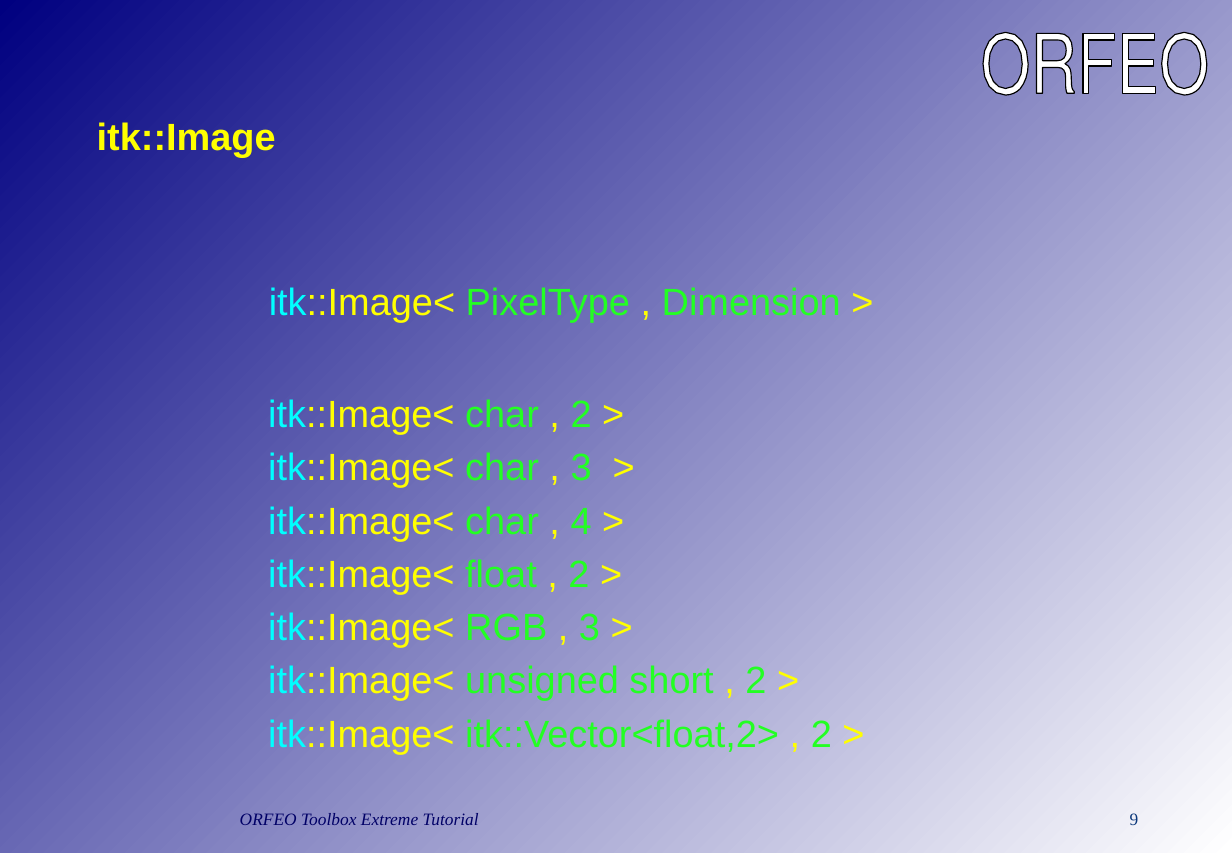
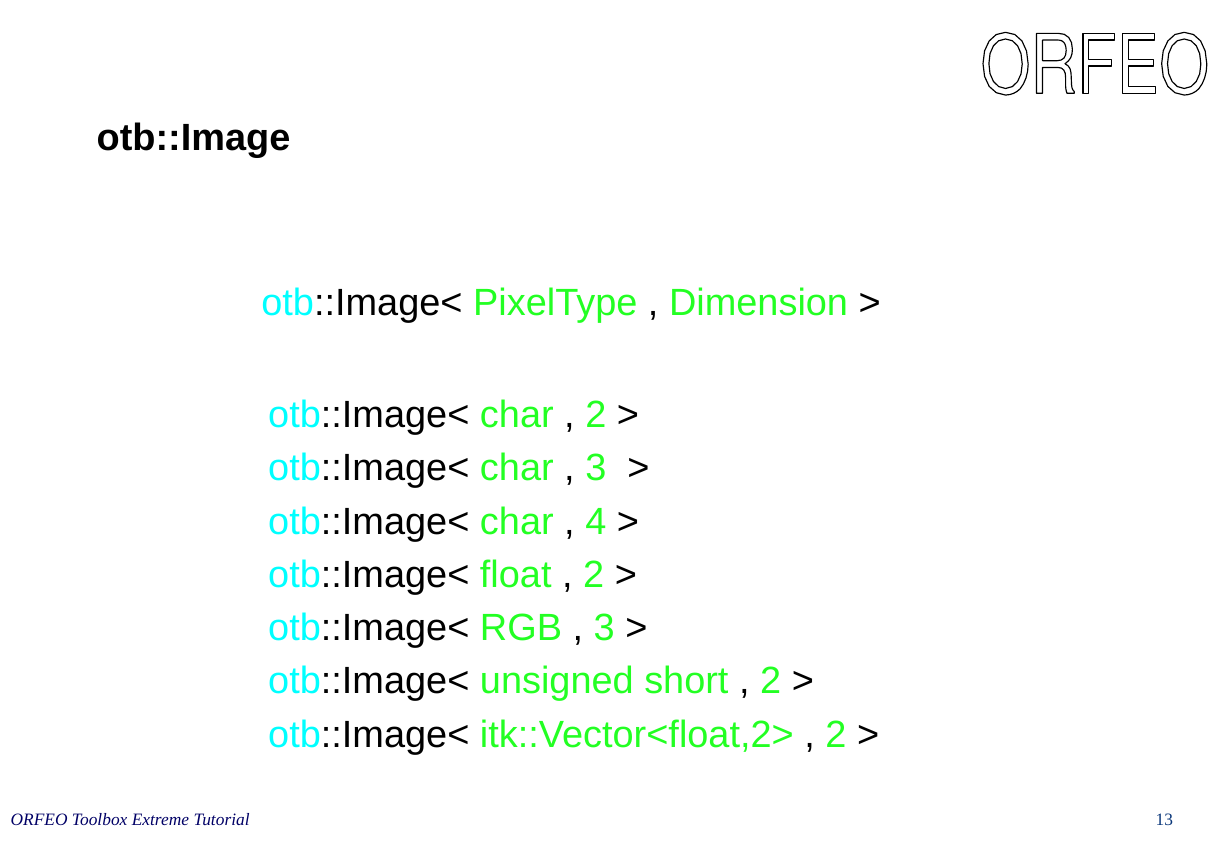
Before and after one commit to orfeotoolbox/OTB-Documents, a slide deck: slide 13 of CourseWare/OTBIn90Minutes.ppt (slide 9 before the commit). Drawn at 1232x853 pixels with LibreOffice and Linux fonts; fonts in the diff are those of the drawing. Boxes give left, top, right and bottom in pixels: in the first picture for what was removed or moved away, otherwise in the second. Text is boxed around its words. In the diff, an @@ line names an element or a change of style, - is before the commit and + after.

```diff
--- a/CourseWare/OTBIn90Minutes.ppt
+++ b/CourseWare/OTBIn90Minutes.ppt
@@ background gradient #000080 to #FFFFFF to #FFFFFF @@
@@ title at (97, 122, 291, 157): text changed; text colour #FFFF00 to #000000 @@
-itk::Image
+otb::Image
@@ text at (261, 287, 848, 323): text changed @@
-itk::Image< PixelType , Dimension >
+otb::Image< PixelType , Dimension >
@@ text at (268, 399, 846, 754): text changed; text colour #FFFF00 to #000000 @@
-itk::Image< char , 2 >
-itk::Image< char , 3 >
-itk::Image< char , 4 >
-itk::Image< float , 2 >
-itk::Image< RGB , 3 >
-itk::Image< unsigned short , 2 >
-itk::Image< itk::Vector<float,2> , 2 >
+otb::Image< char , 2 >
+otb::Image< char , 3 >
+otb::Image< char , 4 >
+otb::Image< float , 2 >
+otb::Image< RGB , 3 >
+otb::Image< unsigned short , 2 >
+otb::Image< itk::Vector<float,2> , 2 >
@@ text "ORFEO Toolbox Extreme Tutorial": place and size @@
-text "ORFEO Toolbox Extreme Tutorial" at (240, 813, 479, 825)
+text "ORFEO Toolbox Extreme Tutorial" at (11, 813, 250, 825)
@@ page number removed at (1130, 813, 1139, 825) @@
-9
@@ page number added at (1156, 813, 1173, 825), 11 pt, text #09367A @@
+13
```
Also in this commit, not shown: 23 other slides changed, 8 slides added, 3 slides removed.
